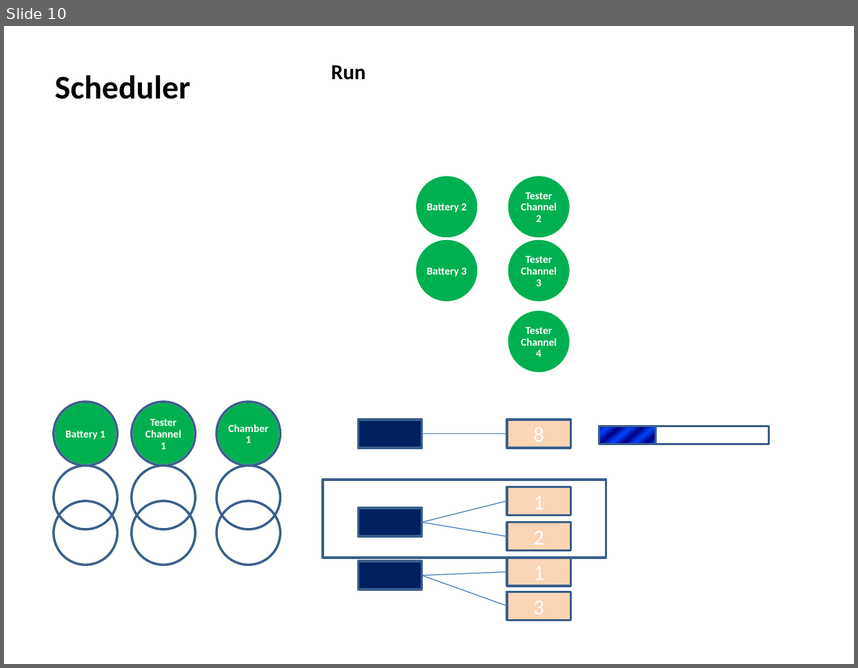
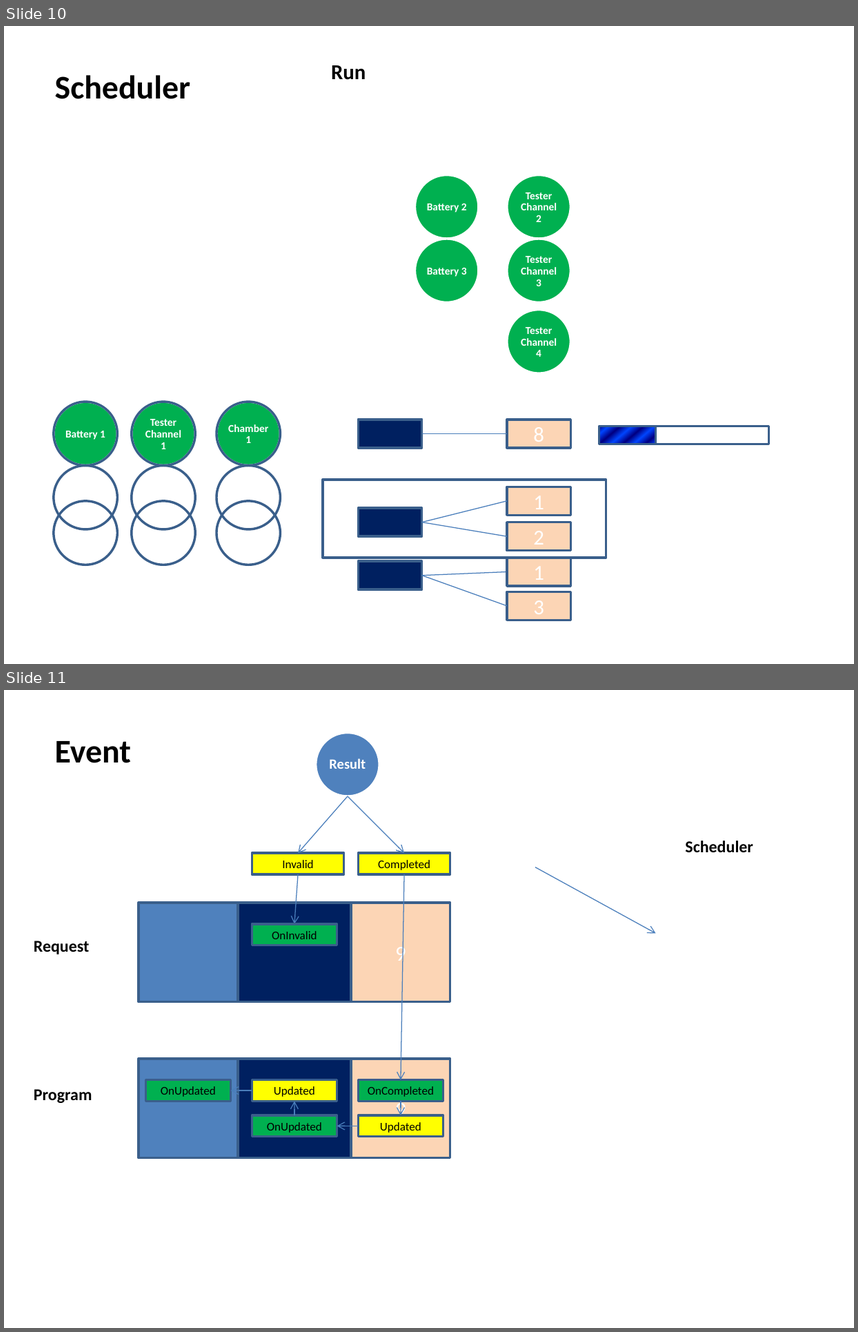
Before and after one commit to happylennychen/BCLabManager, a slide deck: Doc/V5 design doc.pptx. Shown one above the other, each under a label of ours: slide 10 before the commit, slides 10 and 11 after it. The pictures are 858x668 and 858x1332 pixels, drawn with LibreOffice and Linux fonts; fonts in the diff are those of the drawing. Boxes give left, top, right and bottom in pixels: in the first picture for what was removed or moved away, otherwise in the second. Text is boxed around its words. In the diff, an @@ line names an element or a change of style, - is before the commit and + after.

Commit message:
Ready for event implementation

```diff
--- a/Doc/V5 design doc.pptx
+++ b/Doc/V5 design doc.pptx
@@ slide 11 added at [4, 690, 854, 1328], background #FFFFFF @@
@@ text added at [55, 741, 131, 763], 28 pt, text #000000, bold @@
+Event
@@ ellipse added at [316, 733, 380, 796], fill #4F81BD, outline #FFFFFF 2 pt @@
@@ text added at [329, 758, 366, 769], 12 pt, text #FFFFFF, bold @@
+Result
@@ arrow added from (348, 796) to (298, 854), #4B7EBC 0.75 pt @@
@@ arrow added from (348, 796) to (404, 854), #4B7EBC 0.75 pt @@
@@ rectangle added at [252, 854, 344, 874], fill #FFFF00, outline #3A5F8C 2 pt, 10 pt, text #000000 @@
+Invalid
@@ rectangle added at [359, 854, 450, 874], fill #FFFF00, outline #3A5F8C 2 pt, 10 pt, text #000000 @@
+Completed
@@ text added at [685, 840, 753, 852], 14 pt, text #000000, bold @@
+Scheduler
@@ arrow added from (298, 874) to (294, 924), #4B7EBC 0.75 pt @@
@@ arrow added from (404, 874) to (401, 1079), #4B7EBC 0.75 pt @@
@@ arrow added from (535, 867) to (656, 933), #4B7EBC 0.75 pt @@
@@ rectangle added at [139, 903, 238, 1002], fill #4F81BD, outline #3A5F8C 2 pt @@
@@ rectangle added at [238, 903, 351, 1002], fill #002060, outline #3A5F8C 2 pt @@
@@ rectangle added at [351, 903, 450, 1002], fill #FCD5B5, outline #3A5F8C 2 pt, 18 pt, text #FFFFFF @@
+9
@@ rectangle added at [252, 924, 337, 945], fill #00B050, outline #3A5F8C 2 pt, 10 pt, text #000000 @@
+OnInvalid
@@ text added at [34, 940, 90, 954], 14 pt, text #000000, bold @@
+Request
@@ line added from (238, 952) to (238, 952), #4B7EBC 0.75 pt @@
@@ rectangle added at [139, 1058, 238, 1158], fill #4F81BD, outline #3A5F8C 2 pt @@
@@ rectangle added at [238, 1058, 351, 1158], fill #002060, outline #3A5F8C 2 pt @@
@@ rectangle added at [351, 1058, 450, 1158], fill #FCD5B5, outline #3A5F8C 2 pt, 18 pt, text #FFFFFF @@
+9
@@ rectangle added at [146, 1079, 231, 1101], fill #00B050, outline #3A5F8C 2 pt, 10 pt, text #000000 @@
+OnUpdated
@@ rectangle added at [252, 1079, 337, 1101], fill #FFFF00, outline #3A5F8C 2 pt, 10 pt, text #000000 @@
+Updated
@@ rectangle added at [359, 1079, 444, 1101], fill #00B050, outline #3A5F8C 2 pt, 10 pt, text #000000 @@
+OnCompleted
@@ text added at [34, 1089, 92, 1103], 14 pt, text #000000, bold @@
+Program
@@ arrow added from (252, 1090) to (231, 1090), #4B7EBC 0.75 pt @@
@@ arrow added from (294, 1115) to (294, 1101), #4B7EBC 0.75 pt @@
@@ arrow added from (401, 1101) to (401, 1115), #4B7EBC 0.75 pt @@
@@ rectangle added at [252, 1115, 337, 1136], fill #00B050, outline #3A5F8C 2 pt, 10 pt, text #000000 @@
+OnUpdated
@@ rectangle added at [359, 1115, 444, 1136], fill #FFFF00, outline #3A5F8C 2 pt, 10 pt, text #000000 @@
+Updated
@@ arrow added from (359, 1125) to (337, 1125), #4B7EBC 0.75 pt @@
```
Also in this commit, not shown: 4 slides changed, 4 other files.
